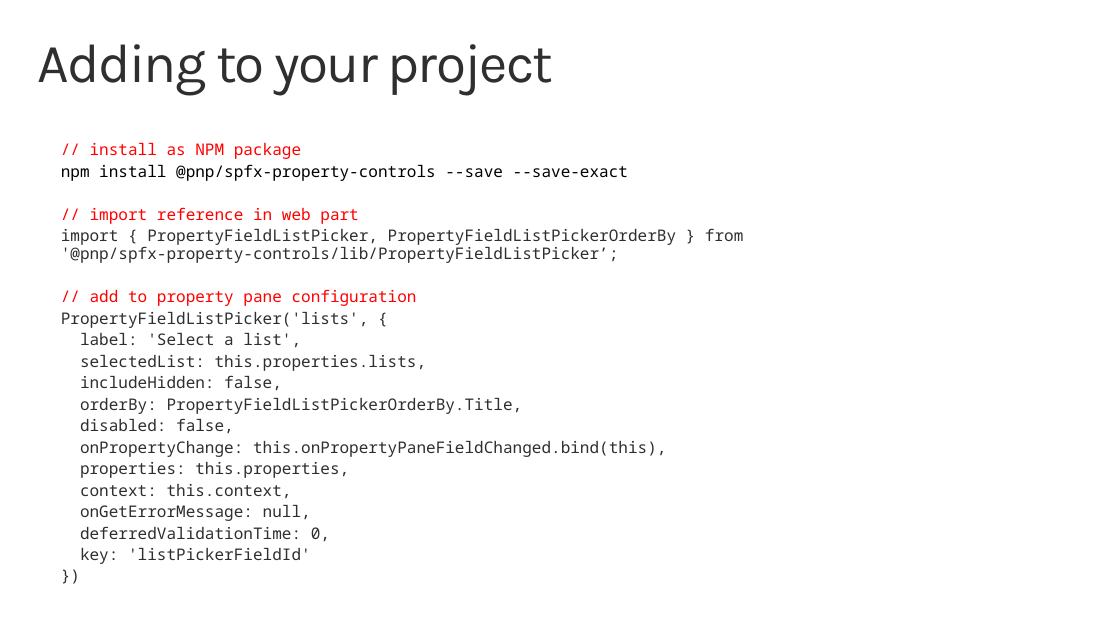
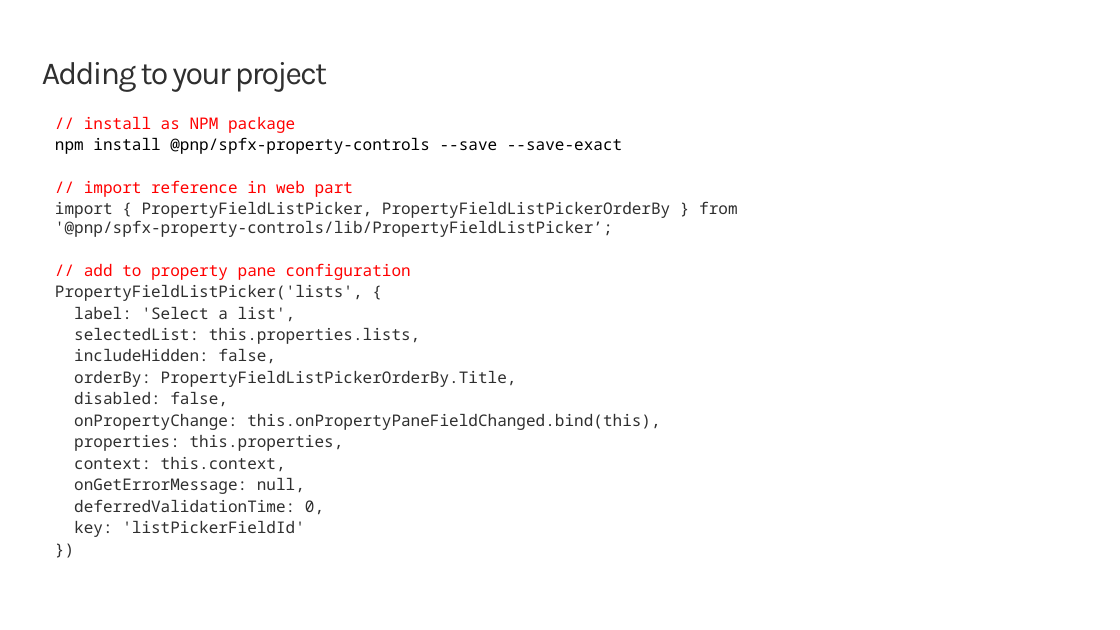
Before and after one commit to SharePoint/sp-dev-training-spfx-webpart-proppane, a slide deck: slide 6 of 03 pnpcontrols.pptx. Drawn at 1120x630 pixels with LibreOffice and Linux fonts; fonts in the diff are those of the drawing; background and template pictures are left out. Boxes give left, top, right and bottom in pixels: in the first picture for what was removed or moved away, otherwise in the second. Text is boxed around its words. In the diff, an @@ line names an element or a change of style, - is before the commit and + after.

```diff
--- a/03 pnpcontrols.pptx
+++ b/03 pnpcontrols.pptx
@@ title "Adding to your project" moved from (x1=38, y1=44, x2=554, y2=96) to (x1=42, y1=62, x2=327, y2=92) @@
@@ title "Adding to your project" at (x1=42, y1=62, x2=327, y2=92): size 48 to 28 pt @@
@@ text "// install as NPM package" moved from (x1=61, y1=142, x2=743, y2=564) to (x1=55, y1=116, x2=737, y2=537) @@
```
Also in this commit, not shown: 3 other slides changed, 2 other files.
